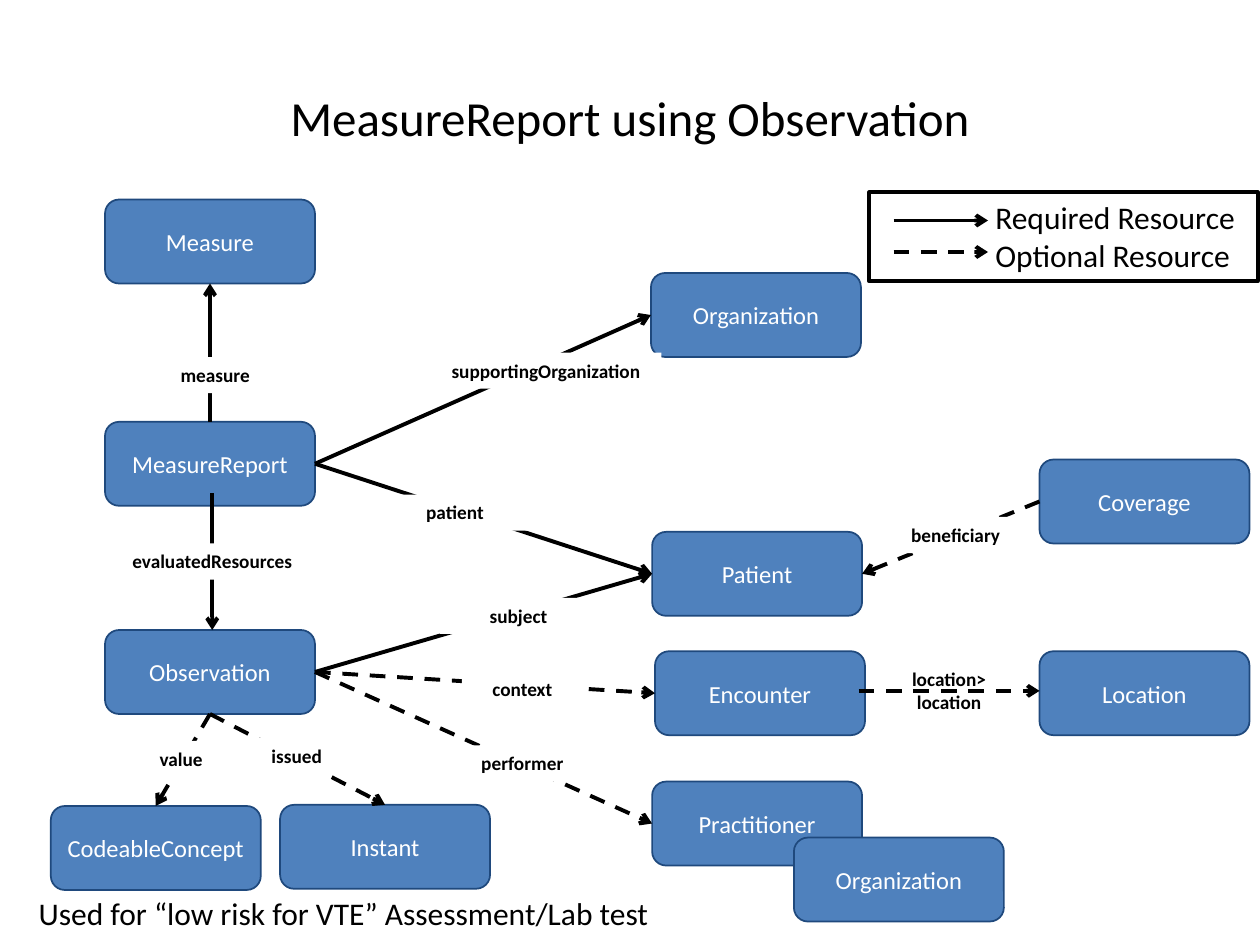
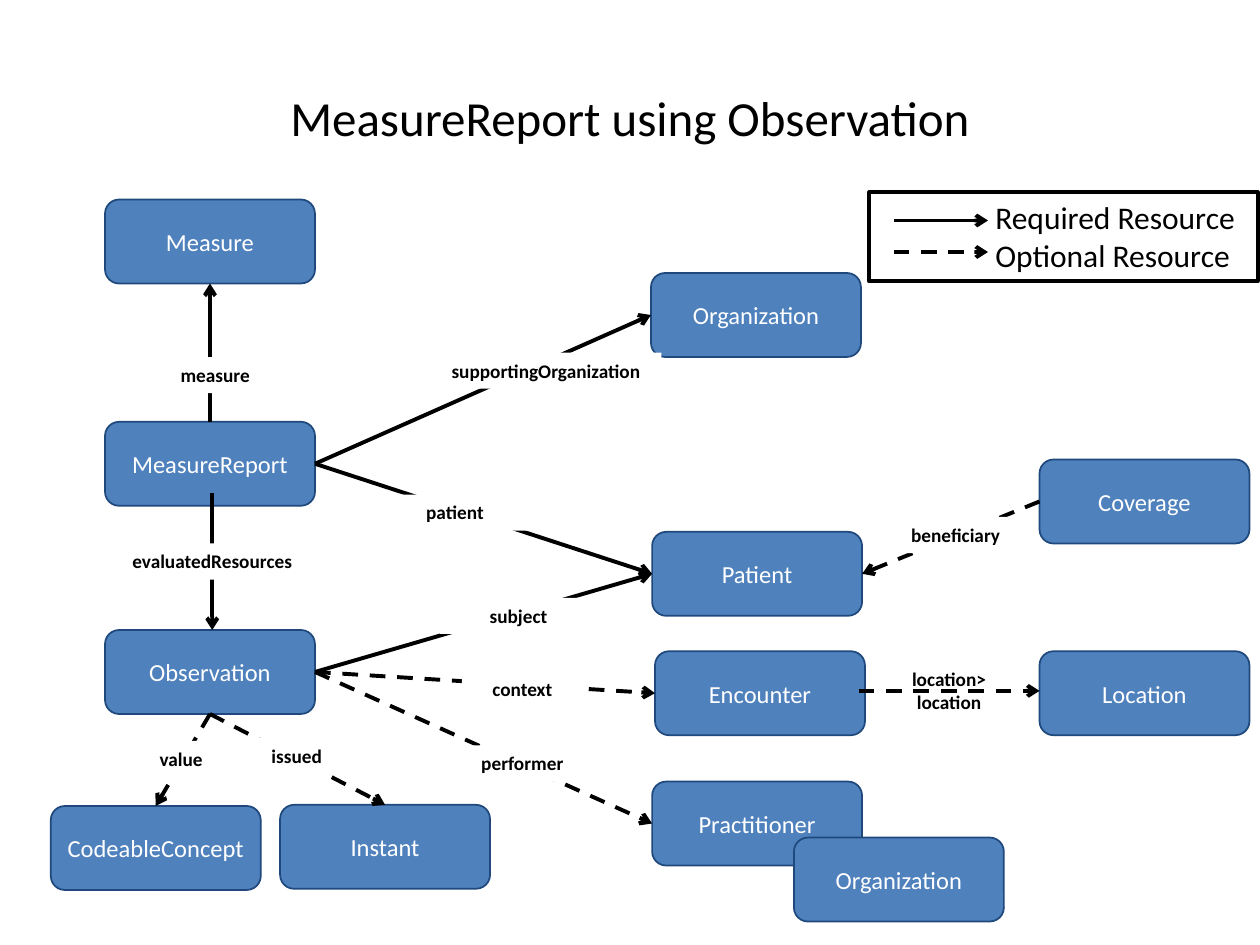
Before and after one commit to HL7/davinci-deqm, a slide deck: slide 8 of source/pages/assets/images/source/DEQM Resource Diagram - VTE.pptx. Drawn at 1260x945 pixels with LibreOffice and Linux fonts; fonts in the diff are those of the drawing. Boxes give left, top, right and bottom in pixels: in the first picture for what was removed or moved away, otherwise in the second. Text is boxed around its words. In the diff, an @@ line names an element or a change of style, - is before the commit and + after.

```diff
--- a/source/pages/assets/images/source/DEQM Resource Diagram - VTE.pptx
+++ b/source/pages/assets/images/source/DEQM Resource Diagram - VTE.pptx
@@ text removed at <box>39,902,648,927</box> @@
-Used for “low risk for VTE” Assessment/Lab test
```
Also in this commit, not shown: 5 other slides changed, 9 other files.
